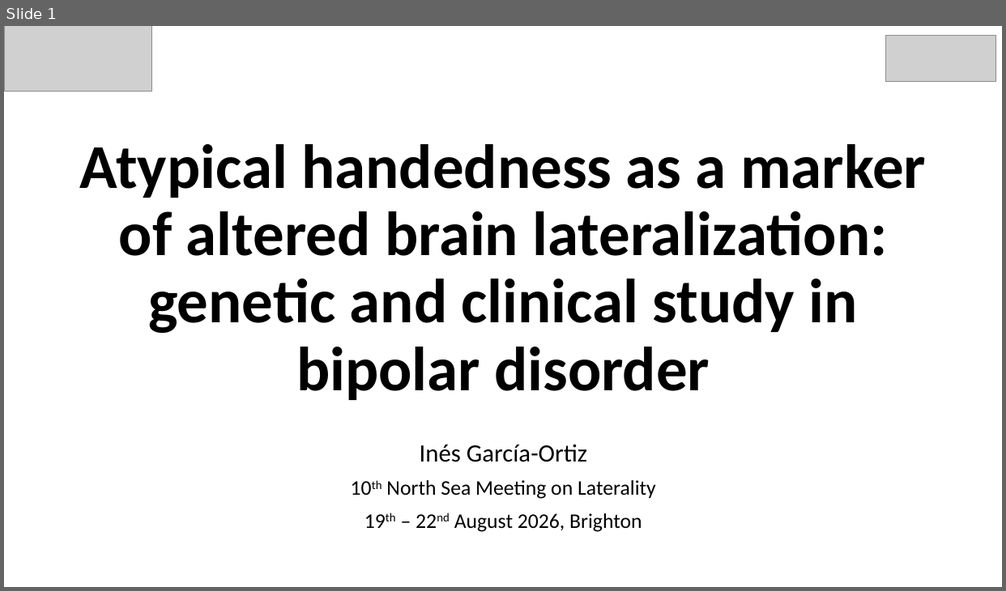
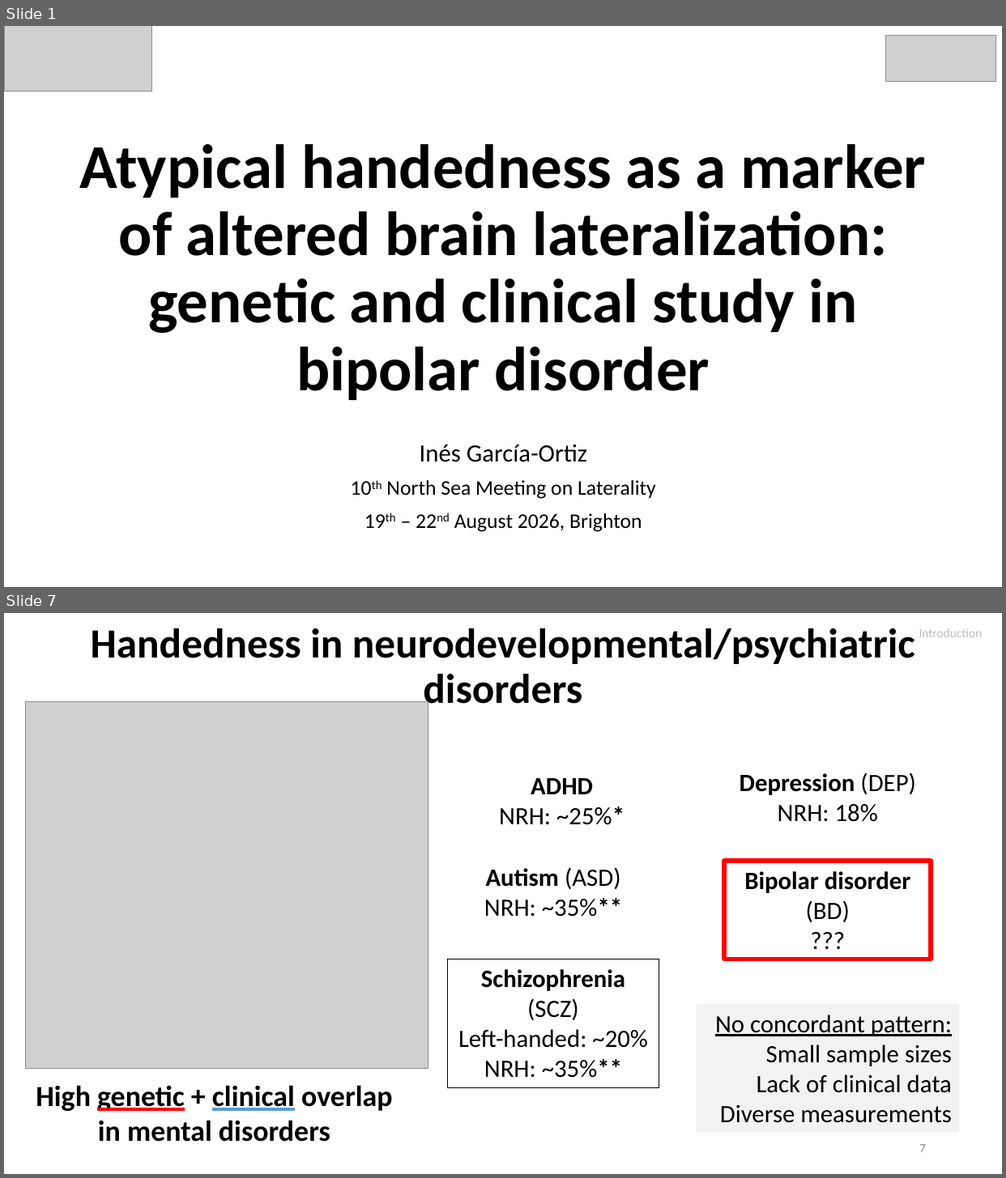
Before and after one commit to igarcia17/EHI_laterality, a slide deck: NorthSeaLateralityCongress_InesGarciaOrtiz.pptx. Shown one above the other, each under a label of ours: slide 1 before the commit, slides 1 and 7 after it; the slides between them are not shown. The pictures are 1006x591 and 1006x1178 pixels, drawn with LibreOffice and Linux fonts; fonts in the diff are those of the drawing; grey boxes stand for pictures. Boxes give left, top, right and bottom in pixels: in the first picture for what was removed or moved away, otherwise in the second. Text is boxed around its words. In the diff, an @@ line names an element or a change of style, - is before the commit and + after.

```diff
--- a/NorthSeaLateralityCongress_InesGarciaOrtiz.pptx
+++ b/NorthSeaLateralityCongress_InesGarciaOrtiz.pptx
@@ slide 7 added at (x1=4, y1=613, x2=1002, y2=1174), background #FFFFFF @@
@@ title added at (x1=91, y1=628, x2=915, y2=713), 40 pt, text #000000, bold @@
+Handedness in neurodevelopmental/psychiatric disorders
@@ text added at (x1=919, y1=629, x2=982, y2=637), 12 pt, text #BFBFBF @@
+Introduction
@@ picture added at (x1=25, y1=701, x2=428, y2=1068) @@
@@ text added at (x1=499, y1=778, x2=624, y2=825), 24 pt, text #000000 @@
+ADHD
+NRH: ~25%*
@@ text added at (x1=739, y1=773, x2=916, y2=822), 24 pt, text #000000 @@
+Depression (DEP)
+NRH: 18%
@@ text added at (x1=484, y1=867, x2=622, y2=917), 24 pt, text #000000 @@
+Autism (ASD)
+NRH: ~35%**
@@ rectangle added at (x1=724, y1=861, x2=931, y2=959), outline #FF0000 4.5 pt, 24 pt, text #000000, bold @@
+Bipolar disorder (BD)
+???
@@ rectangle added at (x1=447, y1=960, x2=659, y2=1088), outline #000000 0.75 pt, 24 pt, text #000000 @@
+Schizophrenia (SCZ)
+Left-handed: ~20%
+NRH: ~35%**
@@ rectangle added at (x1=697, y1=1004, x2=959, y2=1133), fill #F2F2F2, 24 pt, text #000000 @@
+No concordant pattern:
+Small sample sizes
+Lack of clinical data
+Diverse measurements
@@ text added at (x1=36, y1=1085, x2=392, y2=1142), 28 pt, text #000000, bold @@
+High genetic + clinical overlap in mental disorders
@@ page number added at (x1=919, y1=1144, x2=926, y2=1152), 12 pt, text #8C8C8C @@
+7
```
Also in this commit, not shown: 9 slides changed, 8 other slides added, 3 slides removed, 8 other files.
